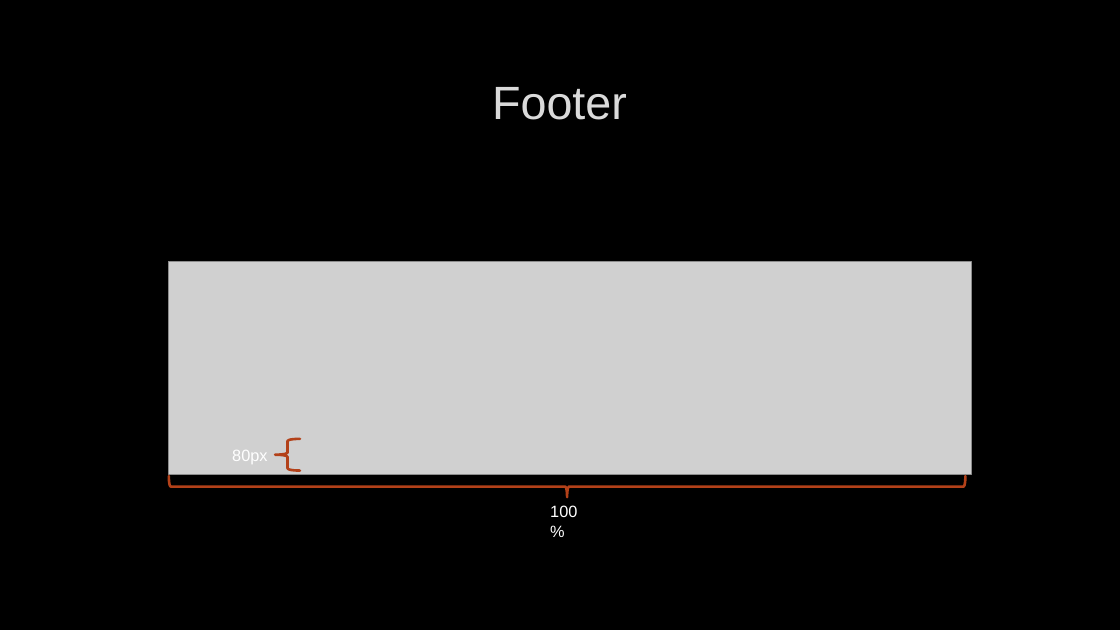
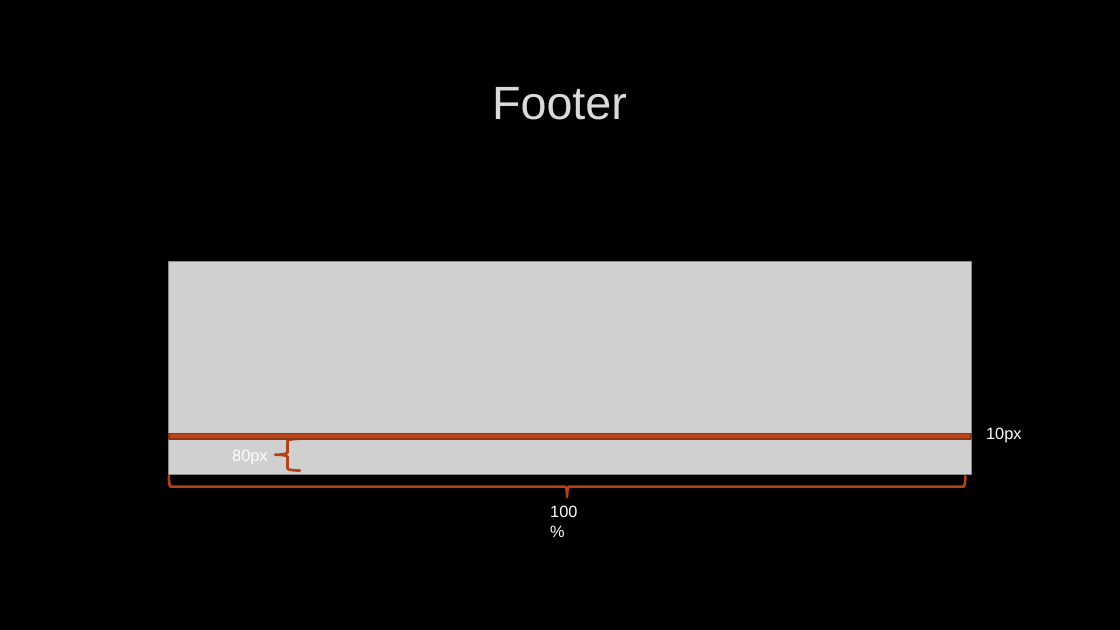
Before and after one commit to babakvit/mhw1, a slide deck: slide 5 of mhw1.pptx. Drawn at 1120x630 pixels with LibreOffice and Linux fonts; fonts in the diff are those of the drawing; grey boxes stand for pictures; background and template pictures are left out. Boxes give left, top, right and bottom in pixels: in the first picture for what was removed or moved away, otherwise in the second. Text is boxed around its words. In the diff, an @@ line names an element or a change of style, - is before the commit and + after.

```diff
--- a/mhw1.pptx
+++ b/mhw1.pptx
@@ rectangle added at (169,434,971,439), fill #BC451B, outline #8B3314 1.25 pt @@
@@ text added at (986,427,1021,443), 14 pt, text #FFFFFF @@
+10px
```
Also in this commit, not shown: 1 other slide changed.
